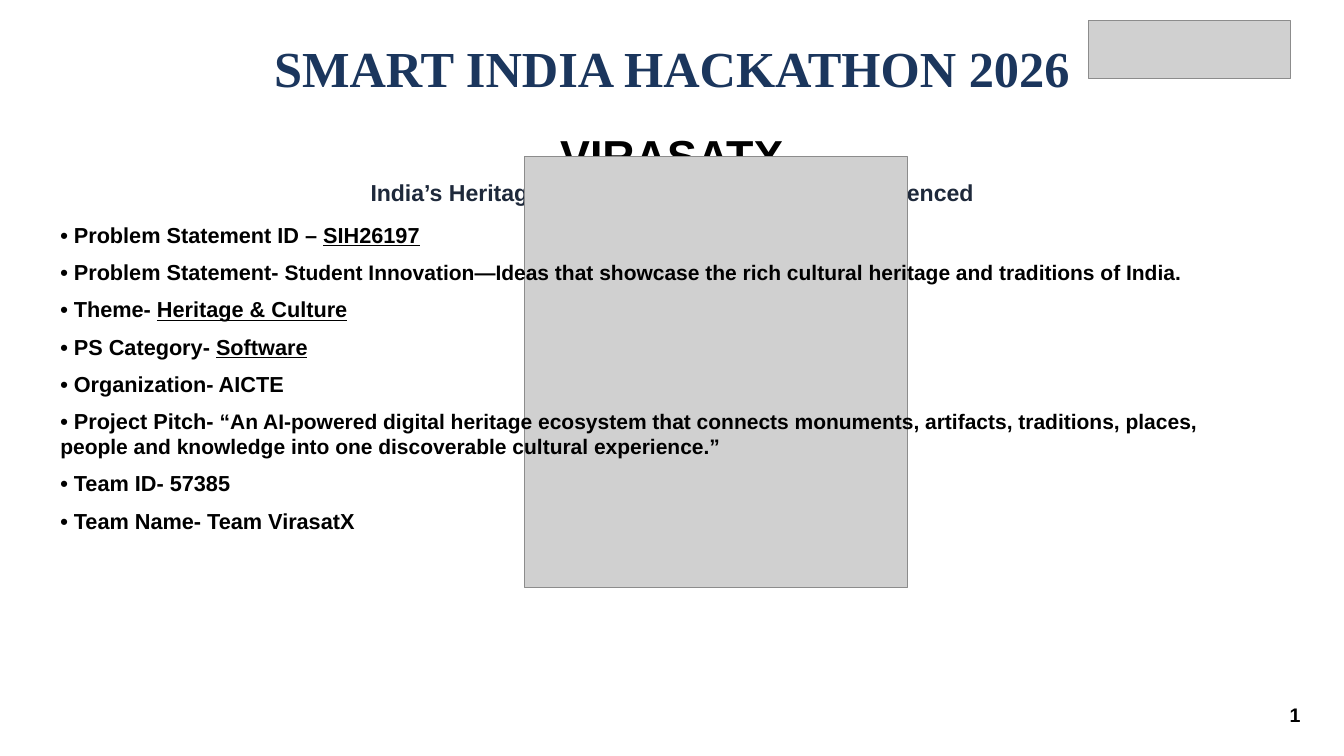
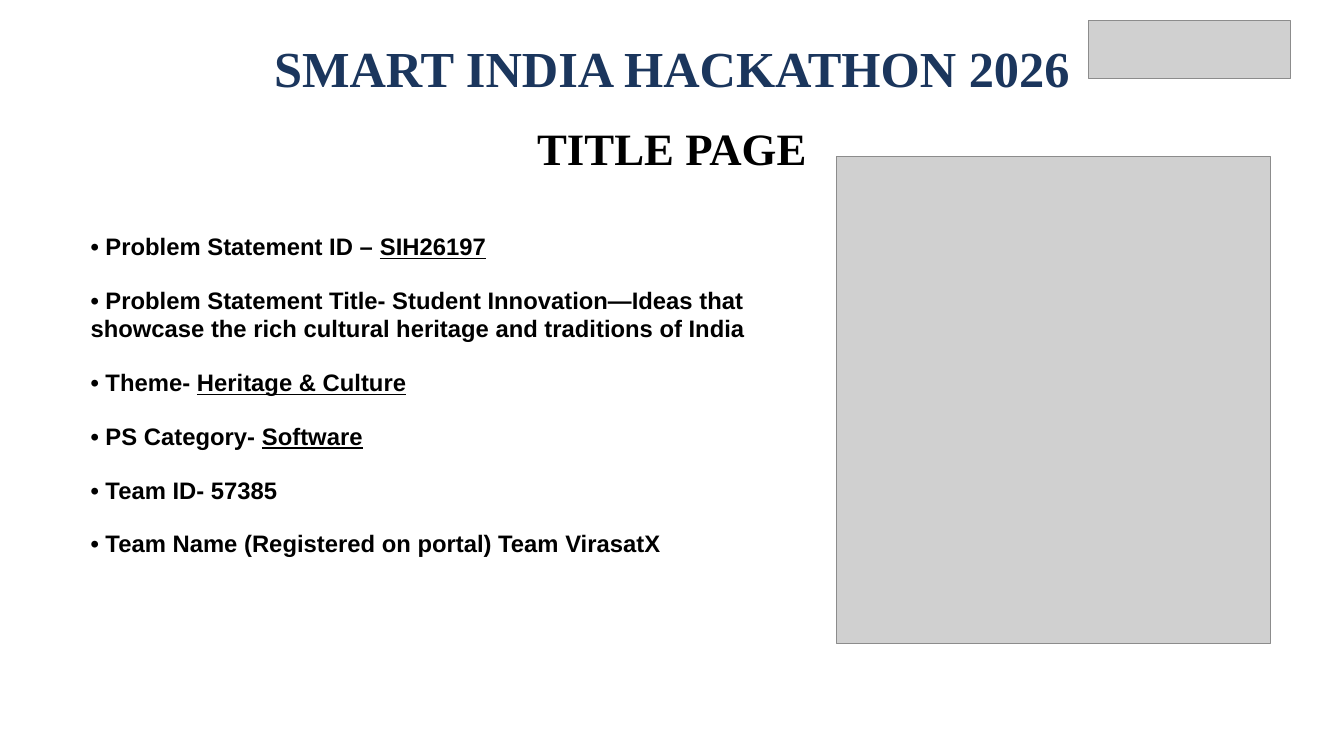
Before and after one commit to ShrilCarpenter/VirasatX, a slide deck: slide 1 of sih_presentation/SIH2026_VirasatX_Idea_Submission.pptx. Drawn at 1344x756 pixels with LibreOffice and Linux fonts; fonts in the diff are those of the drawing; grey boxes stand for pictures. Boxes give left, top, right and bottom in pixels: in the first picture for what was removed or moved away, otherwise in the second. Text is boxed around its words. In the diff, an @@ line names an element or a change of style, - is before the commit and + after.

Commit message:
feat(sih_presentation): match exact 1:1 structure and layout of official SIH 2026 idea presentation template

```diff
--- a/sih_presentation/SIH2026_VirasatX_Idea_Submission.pptx
+++ b/sih_presentation/SIH2026_VirasatX_Idea_Submission.pptx
@@ text at bbox=[537, 135, 806, 166]: text changed; font Arial to Times New Roman @@
-VIRASATX
+TITLE PAGE
@@ picture: place and size @@
-picture at bbox=[524, 156, 907, 588]
+picture at bbox=[837, 156, 1270, 644]
@@ text removed at bbox=[371, 182, 974, 206] @@
-India’s Heritage, Understood, Preserved & Experienced
@@ text "• Problem Statement ID – ...": place and size @@
-text "• Problem Statement ID – ..." at bbox=[60, 227, 1197, 530]
+text "• Problem Statement ID – ..." at bbox=[91, 237, 745, 557]
@@ text at bbox=[105, 237, 486, 500]: size 15.5 to 17 pt in "• Problem Statement ID – SIH26197", "• Theme- Heritage & Culture", "• PS Category- Software", "• Team ID- 57385"; more space between paragraphs @@
@@ text at bbox=[91, 291, 745, 342]: text changed; size 15 to 17 pt @@
-• Problem Statement- Student Innovation—Ideas that showcase the rich cultural heritage and traditions of India.
+• Problem Statement Title- Student Innovation—Ideas that showcase the rich cultural heritage and traditions of India
@@ text at bbox=[60, 376, 1197, 459]: paragraphs removed @@
-• Organization- AICTE
-• Project Pitch- “An AI-powered digital heritage ecosystem that connects monuments, artifacts, traditions, places, people and knowledge into one discoverable cultural experience.”
@@ text at bbox=[105, 534, 660, 557]: text changed; size 15.5 to 17 pt @@
-• Team Name- Team VirasatX
+• Team Name (Registered on portal) Team VirasatX
@@ text removed at bbox=[1290, 708, 1301, 722] @@
-1
```
Also in this commit, not shown: 2 other slides changed, 3 slides added, 3 slides removed, 19 other files.
